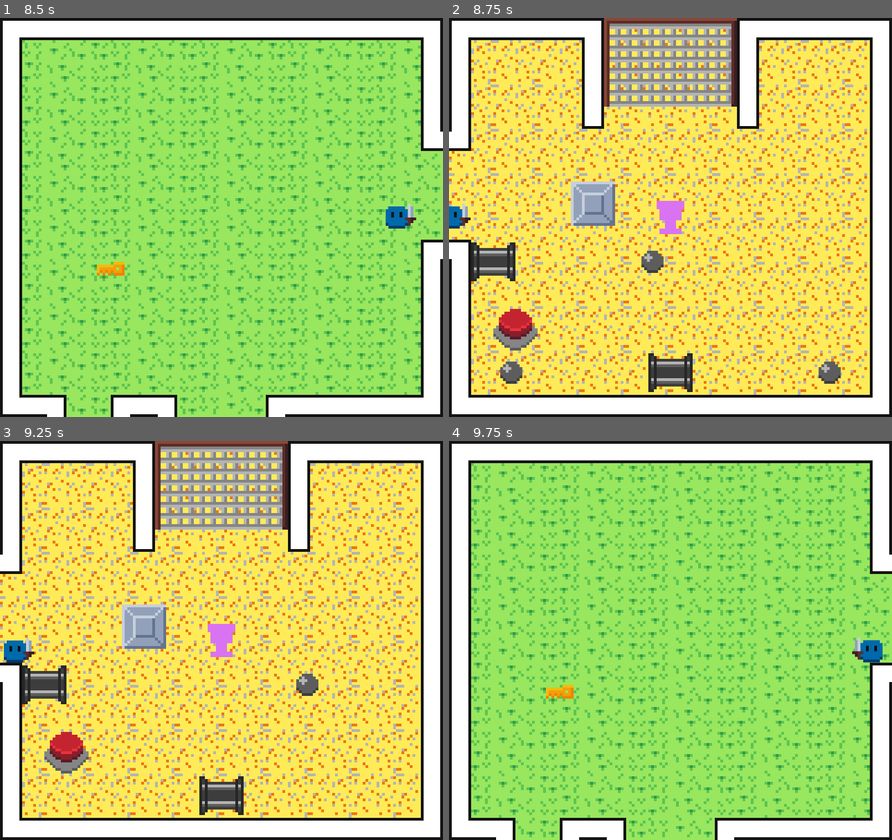
Above: before the commit, frames 1-4 (two rows, left to right).
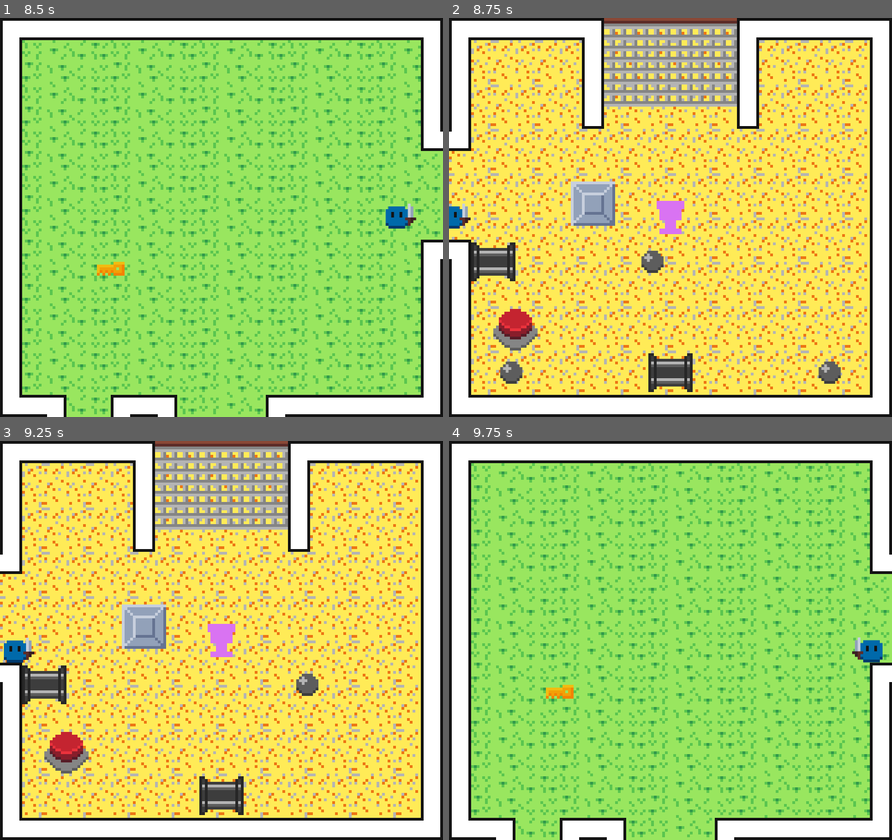
Above: after the commit, the same moments.

Repository: feg06/NewAdventure
Game: Godot game, scene res://ui/menus/main_menu.tscn
Same seed, same stepped clock (60 frames per second), same inputs: the game is played once before the commit and once after it.
Inputs:
- Up to frame 1 (8.5 s): click "SOLO GAME" at 0.5 s; tap Enter at 1.25 s; hold D (move_right) 1.28-2.03 s; tap Shift (attack) every 1.5 s from 1.35 to 7.35 s; hold S (move_down) 2.03-2.78 s; tap Space (interact) every 1.5 s from 2.1 to 8.1 s; hold D (move_right) 2.78-3.53 s; hold W (move_up) 3.53-4.28 s; hold A (move_left) 4.28-5.78 s; hold S (move_down) 5.78-6.53 s; hold D (move_right) 6.53-7.28 s; hold W (move_up) 7.28-8.03 s; hold D (move_right) from 8.03 s (still down)
- Up to frame 2 (8.75 s): keep holding D (move_right)
- Up to frame 3 (9.25 s): release D (move_right) at 8.78 s; hold S (move_down) from 8.78 s (still down); tap Shift (attack) at 8.85 s
- Up to frame 4 (9.75 s): release S (move_down) at 9.53 s; hold A (move_left) from 9.53 s (still down); tap Space (interact) at 9.6 s

Frame 1 is identical in both runs. In frame 2, 3.1% of the frame differs, in the area x 35-65%, y 0-23%; in frame 3, 3.1%; in frame 4, nothing differs.

Commit message:
feat: add key consumption logic and update door opening animations

Diff:
--- a/items/item.gd
+++ b/items/item.gd
@@ -1,8 +1,8 @@
 class_name GrabbableItem
 extends Node2D
 
-@export var item_id: String = "key_gold"
-@export var item_display_name: String = "Gold Key"
+@export var item_id: String = "key_01"
+@export var item_display_name: String = "Key 01"
 @export var item_color: Color = Color(0.95, 0.8, 0.2, 1.0)
 @export var custom_texture: Texture2D = null
 
@@ -60,6 +60,13 @@
 	global_position = drop_pos
 	sync_pos = drop_pos
 
+func consume() -> void:
+	if carrier != null and is_instance_valid(carrier):
+		if "carried_item" in carrier and carrier.carried_item == self:
+			carrier.carried_item = null
+	carrier = null
+	queue_free()
+
 func _update_visuals() -> void:
 	if custom_texture != null:
 		sprite.texture = custom_texture
--- a/objects/door/door.gd
+++ b/objects/door/door.gd
@@ -17,7 +17,8 @@
 @export var keep_open_once_unlocked: bool = true ## Si es true, una vez abierta permanece abierta para siempre
 @export var open_on_button_id: String = ""       ## ID del botón de suelo que abre esta puerta (ej: "btn_1")
 @export var requires_key: bool = false           ## Si requiere una llave para abrirse
-@export var required_key_id: String = "key_gold" ## ID de la llave requerida (ej: "key_gold", "key_white", etc.)
+@export var required_key_id: String = "key_01"   ## ID de la llave requerida (ej: "key_01", "key_02", etc.)
+@export var consume_key_on_use: bool = true     ## Si la llave se consume/desaparece al abrir la puerta
 
 # Network Synced
 @export var sync_is_open: bool = false
@@ -97,7 +98,7 @@
 	if body is CharacterBody2D and "carried_item" in body:
 		var item = body.carried_item
 		if _is_matching_key(item):
-			open()
+			_unlock_with_key(item)
 
 func _on_key_receptor_area_entered(area: Area2D) -> void:
 	if not requires_key or is_open:
@@ -105,7 +106,15 @@
 
 	var parent = area.get_parent()
 	if _is_matching_key(parent):
-		open()
+		_unlock_with_key(parent)
+
+func _unlock_with_key(item: Node) -> void:
+	open()
+	if consume_key_on_use and item != null and is_instance_valid(item):
+		if item.has_method("consume"):
+			item.consume()
+		else:
+			item.queue_free()
 
 func _is_matching_key(item: Node) -> bool:
 	if item is GrabbableItem:
--- a/objects/door/door.tscn
+++ b/objects/door/door.tscn
@@ -7,25 +7,31 @@
 atlas = ExtResource("2_door_tex")
 region = Rect2(0, 0, 48, 32)
 
+[sub_resource type="AtlasTexture" id="AtlasTexture_door_1"]
+atlas = ExtResource("2_door_tex")
+region = Rect2(48, 0, 48, 32)
+
 [sub_resource type="AtlasTexture" id="AtlasTexture_door_2"]
 atlas = ExtResource("2_door_tex")
 region = Rect2(96, 0, 48, 32)
 
-[sub_resource type="AtlasTexture" id="AtlasTexture_door_1"]
+[sub_resource type="AtlasTexture" id="AtlasTexture_door_3"]
 atlas = ExtResource("2_door_tex")
-region = Rect2(48, 0, 48, 32)
+region = Rect2(144, 0, 48, 32)
+
+[sub_resource type="AtlasTexture" id="AtlasTexture_door_4"]
+atlas = ExtResource("2_door_tex")
+region = Rect2(192, 0, 48, 32)
 
 [sub_resource type="SpriteFrames" id="SpriteFrames_door"]
 animations = [{
 "frames": [{
 "duration": 1.0,
-"texture": SubResource("AtlasTexture_door_0")
-}],
-"loop": 0,
-"name": &"closed",
-"speed": 5.0
+"texture": SubResource("AtlasTexture_door_4")
 }, {
-"frames": [{
+"duration": 1.0,
+"texture": SubResource("AtlasTexture_door_3")
+}, {
 "duration": 1.0,
 "texture": SubResource("AtlasTexture_door_2")
 }, {
@@ -37,11 +43,19 @@
 }],
 "loop": 0,
 "name": &"closing",
-"speed": 8.0
+"speed": 10.0
 }, {
 "frames": [{
 "duration": 1.0,
-"texture": SubResource("AtlasTexture_door_2")
+"texture": SubResource("AtlasTexture_door_0")
+}],
+"loop": 0,
+"name": &"closed",
+"speed": 5.0
+}, {
+"frames": [{
+"duration": 1.0,
+"texture": SubResource("AtlasTexture_door_4")
 }],
 "loop": 0,
 "name": &"open",
@@ -56,10 +70,16 @@
 }, {
 "duration": 1.0,
 "texture": SubResource("AtlasTexture_door_2")
+}, {
+"duration": 1.0,
+"texture": SubResource("AtlasTexture_door_3")
+}, {
+"duration": 1.0,
+"texture": SubResource("AtlasTexture_door_4")
 }],
 "loop": 0,
 "name": &"opening",
-"speed": 8.0
+"speed": 10.0
 }]
 
 [sub_resource type="RectangleShape2D" id="RectangleShape2D_door_body"]
Binary file changed: objects/assets/Doors-Sheet.png
Binary file changed: world/assets/environment/Doors-Sheet.png
